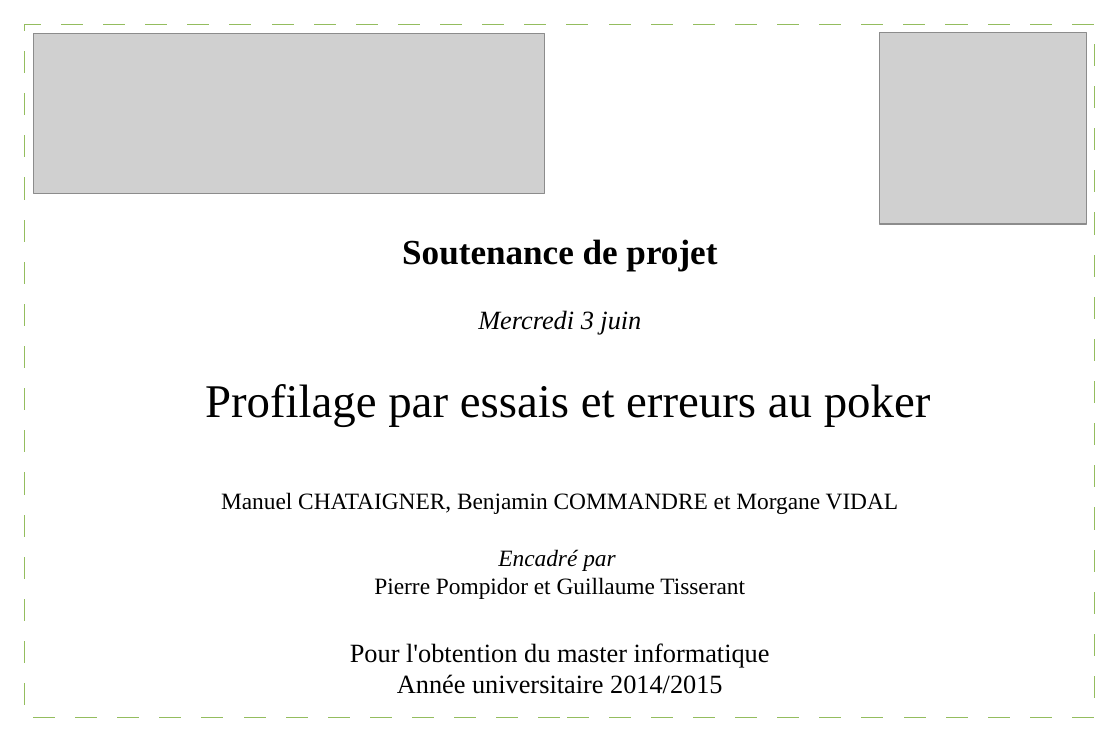
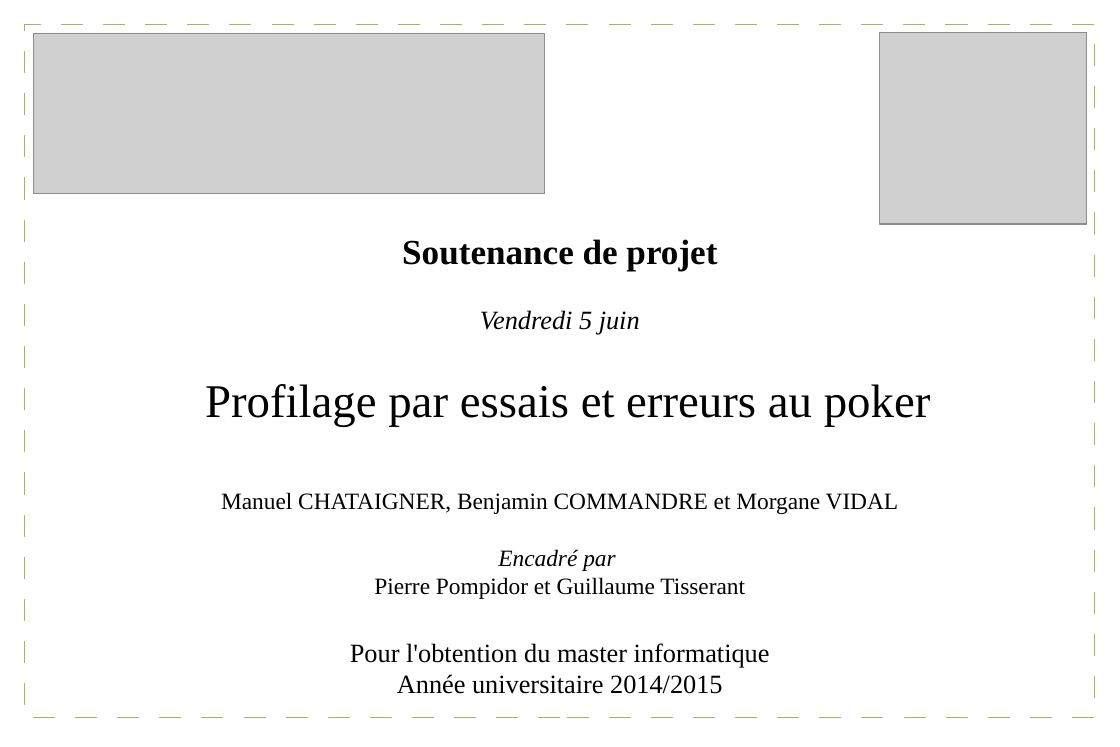
Before and after one commit to Gouga34/TERM1_Poker, a slide deck: slide 1 of Soutenance/presentation.odp. Drawn at 1120x747 pixels with LibreOffice and Linux fonts; fonts in the diff are those of the drawing; grey boxes stand for pictures. Boxes give left, top, right and bottom in pixels: in the first picture for what was removed or moved away, otherwise in the second. Text is boxed around its words. In the diff, an @@ line names an element or a change of style, - is before the commit and + after.

```diff
--- a/Soutenance/presentation.odp
+++ b/Soutenance/presentation.odp
@@ text at (x1=480, y1=310, x2=640, y2=335): text changed @@
-Mercredi 3 juin
+Vendredi 5 juin
```
Also in this commit, not shown: 10 other slides changed, 5 slides added, 2 other files.
